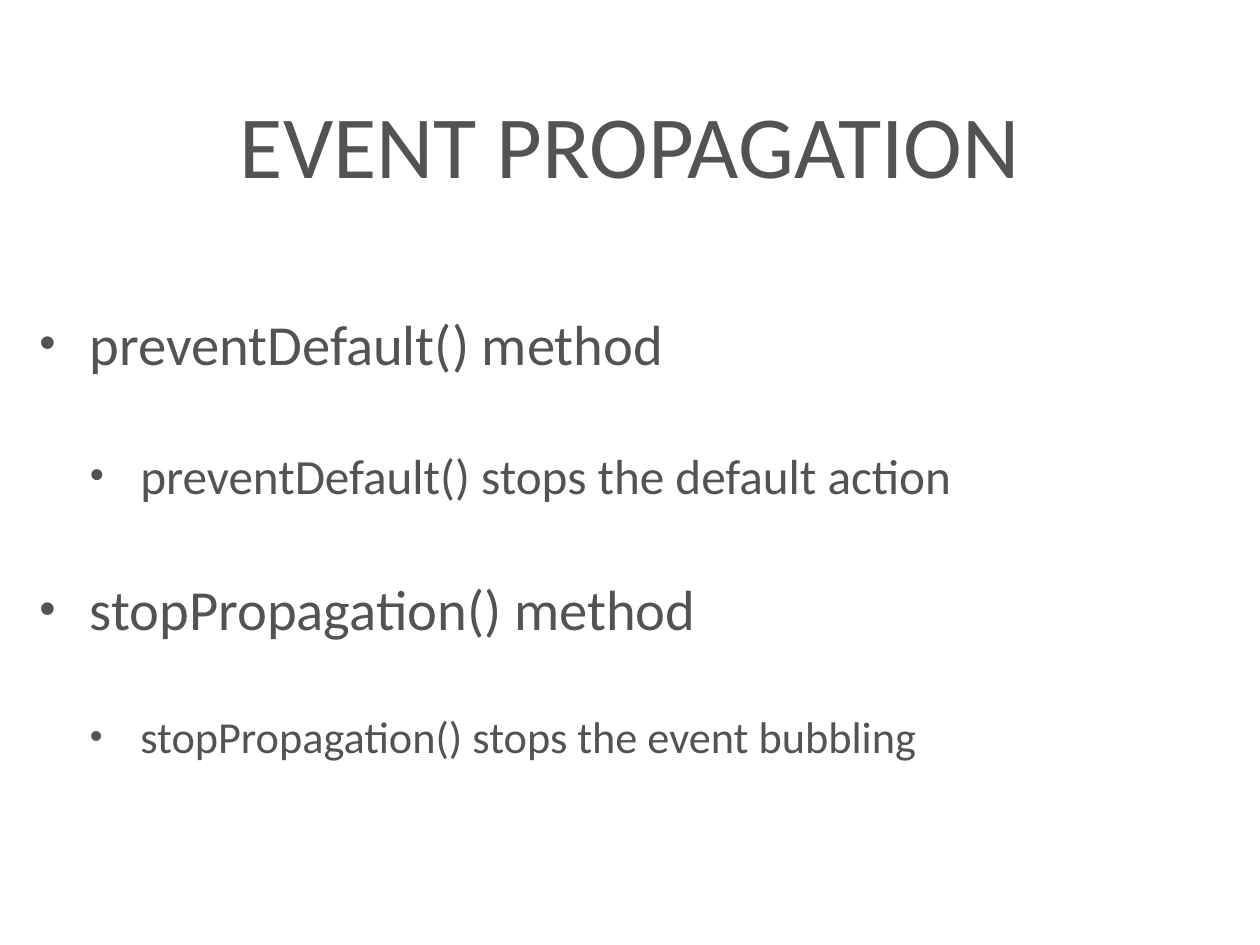
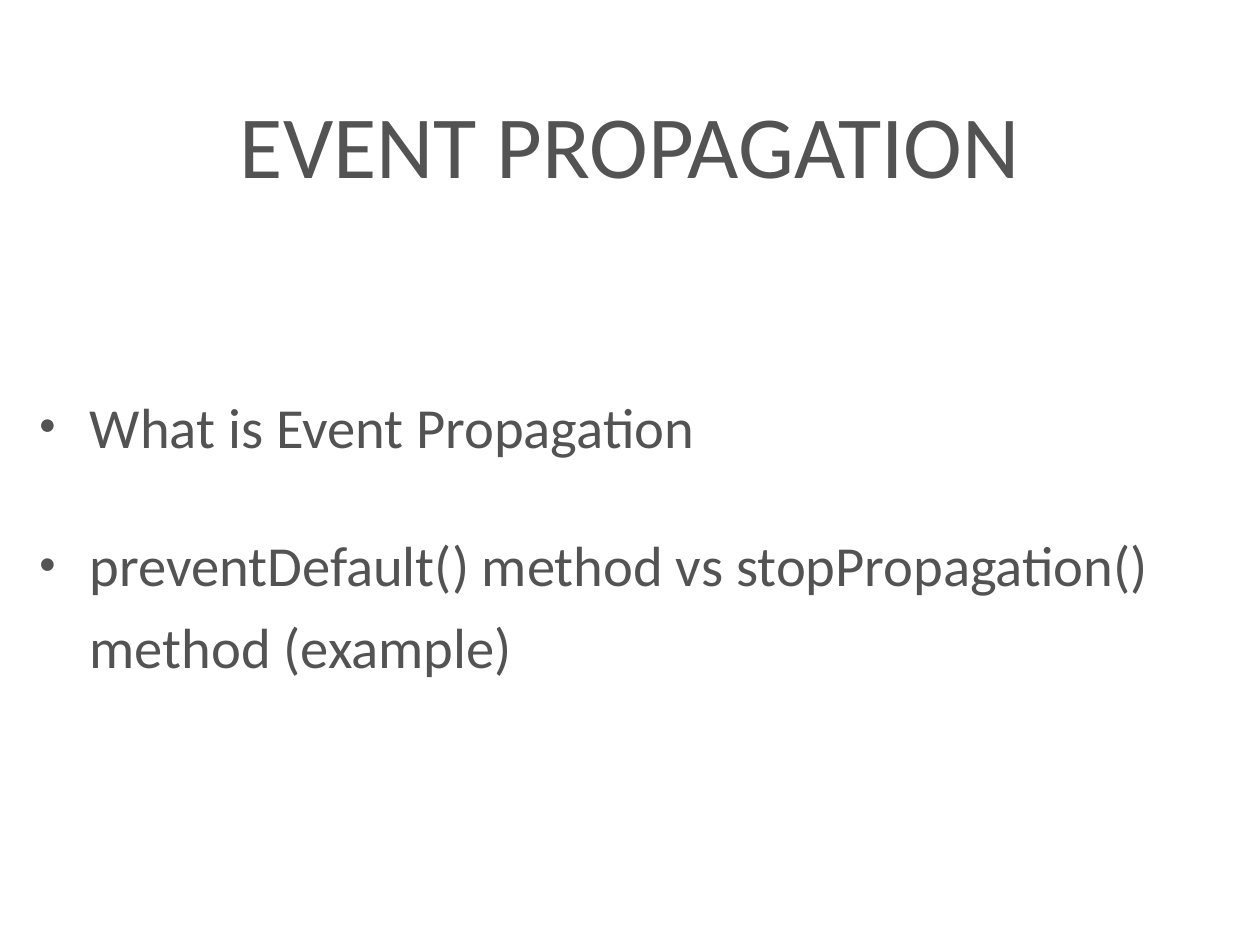
Before and after one commit to kenton-steiner18/Techtasks, a slide deck: slide 34 of presentation/jQuery.pptx. Drawn at 1260x945 pixels with LibreOffice and Linux fonts; fonts in the diff are those of the drawing; background and template pictures are left out. Boxes give left, top, right and bottom in pixels: in the first picture for what was removed or moved away, otherwise in the second. Text is boxed around its words. In the diff, an @@ line names an element or a change of style, - is before the commit and + after.

Commit message:
Add files via upload
minor text fix

```diff
--- a/presentation/jQuery.pptx
+++ b/presentation/jQuery.pptx
@@ text at [90, 408, 1148, 677]: text changed @@
-• preventDefault() method
-  • preventDefault() stops the default action
-• stopPropagation() method
-  • stopPropagation() stops the event bubbling
+• What is Event Propagation
+• preventDefault() method vs stopPropagation() method (example)
```
Also in this commit, not shown: 4 other slides changed.
